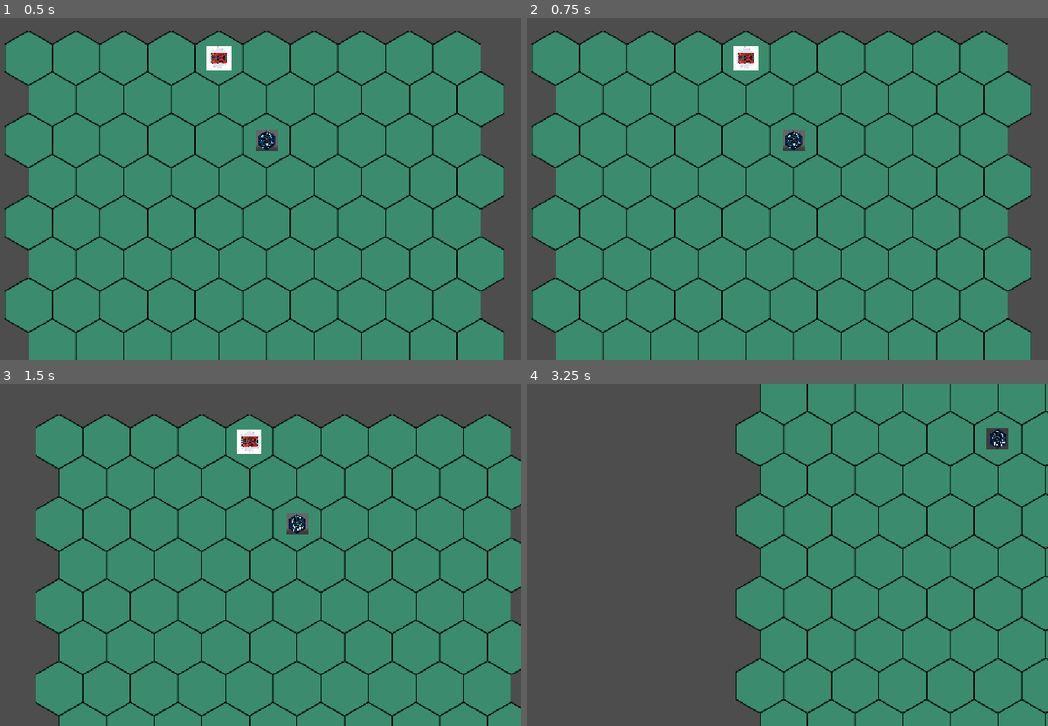
Above: before the commit, frames 1-4 (two rows, left to right).
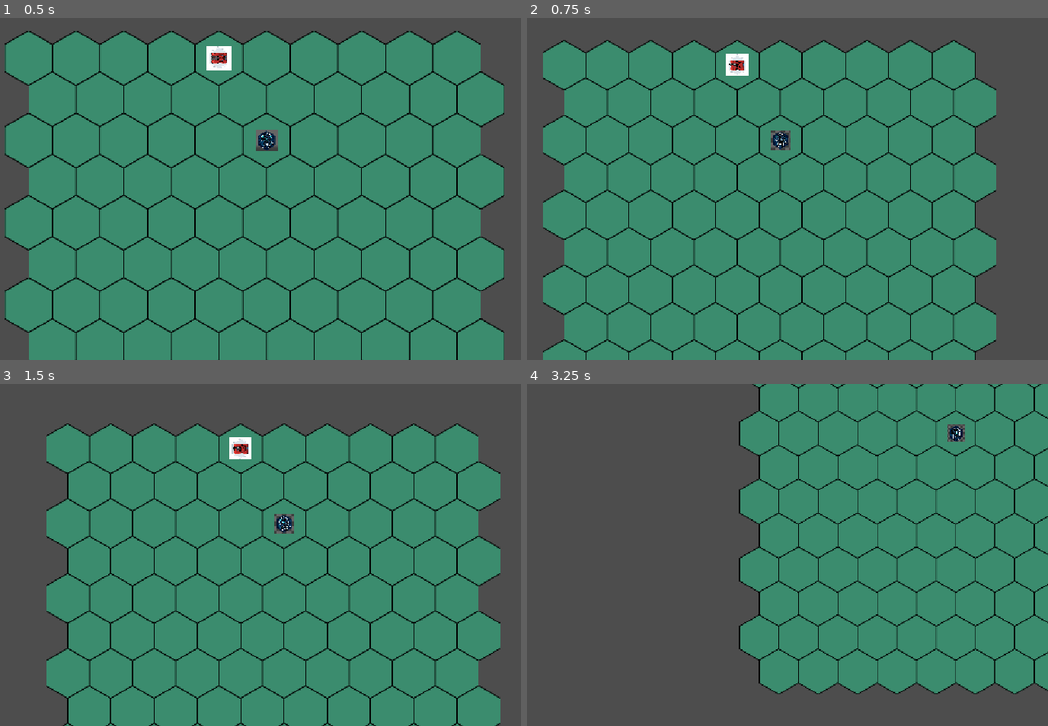
Above: after the commit, the same moments.

Repository: pawel-dubiel/godot-experiment
Game: Godot game, scene res://scenes/TestLevel.tscn
Same seed, same stepped clock (60 frames per second), same inputs: the game is played once before the commit and once after it.
Inputs (mouse positions are in pixels of both pictures, inside the frame that each line leads up to):
- Up to frame 1 (0.5 s): no input
- Up to frame 2 (0.75 s): tap Enter at 0.5 s; move the mouse to (876, 171) at 0.52 s; hold - (camera_zoom_out, bound only after the commit) from 0.53 s (still down); click (876, 171) at 0.67 s
- Up to frame 3 (1.5 s): release - (camera_zoom_out, bound only after the commit) at 1.25 s; tap Space at 1.25 s; drag from (93, 572) to (187, 623) at 1.27 s
- Up to frame 4 (3.25 s): tap Enter at 2 s; move the mouse to (803, 479) at 2.02 s; hold A (camera_left) 2.03-2.75 s; click (803, 479) at 2.17 s; tap - (camera_zoom_out, bound only after the commit) at 2.3 s; drag from (714, 623) to (558, 503) at 2.77 s

Frame 1 is identical in both runs. In frame 2, 21% of the frame differs, in the area x 0-97%, y 3-100%; in frame 3, 19%; in frame 4, 15%.

Commit message:
feat: Implement unified semantic zoom input in MapInputRouter

Diff:
--- a/project.godot
+++ b/project.godot
@@ -42,3 +42,11 @@
 "deadzone": 0.5,
 "events": [Object(InputEventKey,"physical_keycode":68,"unicode":100)]
 }
+camera_zoom_in={
+"deadzone": 0.5,
+"events": [Object(InputEventKey,"shift_pressed":true,"physical_keycode":61,"unicode":43)]
+}
+camera_zoom_out={
+"deadzone": 0.5,
+"events": [Object(InputEventKey,"physical_keycode":45,"unicode":45)]
+}
--- a/scripts/input/MapInputRouter.gd
+++ b/scripts/input/MapInputRouter.gd
@@ -10,7 +10,7 @@
 
 @export_range(1.0, 64.0, 1.0) var drag_threshold_pixels := 8.0
 @export_range(1.001, 2.0, 0.001) var wheel_zoom_factor := 1.1
-@export_range(0.01, 10.0, 0.01) var touchpad_pan_scale := 1.0
+@export_range(1.001, 2.0, 0.001) var trackpad_zoom_factor := 1.08
 
 var _left_pressed := false
 var _dragging := false
@@ -41,16 +41,32 @@
 		camera_zoom_requested.emit(event.factor, event.position)
 		return true
 	if event is InputEventPanGesture:
-		camera_pan_requested.emit(event.delta * touchpad_pan_scale)
-		return true
-	if event is InputEventKey and event.pressed and not event.echo and event.keycode == KEY_ESCAPE:
-		targeting_cancel_requested.emit()
-		return true
+		return _handle_trackpad_scroll(event)
+	if event is InputEventKey and event.pressed and not event.echo:
+		if event.is_action_pressed(&"camera_zoom_in"):
+			camera_zoom_requested.emit(wheel_zoom_factor, _window_center())
+			return true
+		if event.is_action_pressed(&"camera_zoom_out"):
+			camera_zoom_requested.emit(1.0 / wheel_zoom_factor, _window_center())
+			return true
+		if event.keycode == KEY_ESCAPE:
+			targeting_cancel_requested.emit()
+			return true
 	return false
 
 func compose_keyboard_direction(left: float, right: float, up: float, down: float) -> Vector2:
 	var direction := Vector2(right - left, down - up)
 	return direction.normalized() if direction.length_squared() > 1.0 else direction
+
+func _handle_trackpad_scroll(event: InputEventPanGesture) -> bool:
+	if is_zero_approx(event.delta.y) or absf(event.delta.y) <= absf(event.delta.x):
+		return false
+	var factor := pow(trackpad_zoom_factor, -event.delta.y)
+	camera_zoom_requested.emit(factor, event.position)
+	return true
+
+func _window_center() -> Vector2:
+	return Vector2(DisplayServer.window_get_size()) * 0.5
 
 func _handle_mouse_button(event: InputEventMouseButton) -> bool:
 	if event.button_index == MOUSE_BUTTON_LEFT:
--- a/scripts/tests/TestMapInputRouter.gd
+++ b/scripts/tests/TestMapInputRouter.gd
@@ -10,6 +10,11 @@
 	_test_progressive_drag_preserves_threshold_distance()
 	_test_right_click_and_escape_are_semantic_requests()
 	_test_keyboard_direction_is_normalized()
+	_test_mouse_wheel_zoom_direction_and_anchor()
+	_test_trackpad_vertical_scroll_zooms_and_horizontal_is_ignored()
+	_test_pinch_zoom_preserves_factor_and_anchor()
+	_test_keyboard_zoom_direction_and_viewport_anchor()
+	_test_middle_button_drag_is_ignored()
 
 	if _failures.is_empty():
 		print("MAP INPUT ROUTER TESTS PASSED")
@@ -76,6 +81,71 @@
 	_expect(direction.x < 0.0 and direction.y < 0.0, "Left and up strengths must produce an up-left direction.")
 	router.free()
 
+func _test_mouse_wheel_zoom_direction_and_anchor() -> void:
+	var router = MapInputRouterScript.new()
+	var requests: Array[Dictionary] = []
+	router.camera_zoom_requested.connect(func(factor, anchor): requests.append({"factor": factor, "anchor": anchor}))
+	router.handle_event(_mouse_button(MOUSE_BUTTON_WHEEL_UP, true, Vector2(31, 47)))
+	router.handle_event(_mouse_button(MOUSE_BUTTON_WHEEL_DOWN, true, Vector2(53, 71)))
+	_expect(requests.size() == 2, "Mouse-wheel rotation must emit one zoom request per step.")
+	if requests.size() == 2:
+		_expect(requests[0].factor > 1.0 and requests[0].anchor == Vector2(31, 47), "Wheel up must zoom in around the pointer.")
+		_expect(requests[1].factor < 1.0 and requests[1].anchor == Vector2(53, 71), "Wheel down must zoom out around the pointer.")
+	router.free()
+
+func _test_trackpad_vertical_scroll_zooms_and_horizontal_is_ignored() -> void:
+	var router = MapInputRouterScript.new()
+	var requests: Array[Dictionary] = []
+	router.camera_zoom_requested.connect(func(factor, anchor): requests.append({"factor": factor, "anchor": anchor}))
+	var upward := _pan_gesture(Vector2(0, -1), Vector2(100, 120))
+	var downward := _pan_gesture(Vector2(0, 1), Vector2(140, 160))
+	var horizontal := _pan_gesture(Vector2(1, 0), Vector2(180, 200))
+	router.handle_event(upward)
+	router.handle_event(downward)
+	var horizontal_handled: bool = router.handle_event(horizontal)
+	_expect(requests.size() == 2, "Only vertical two-finger scrolling must emit zoom requests.")
+	if requests.size() == 2:
+		_expect(requests[0].factor > 1.0 and requests[0].anchor == upward.position, "Upward two-finger scrolling must zoom in around the pointer.")
+		_expect(requests[1].factor < 1.0 and requests[1].anchor == downward.position, "Downward two-finger scrolling must zoom out around the pointer.")
+	_expect(not horizontal_handled, "Horizontal two-finger movement must remain unhandled.")
+	router.free()
+
+func _test_pinch_zoom_preserves_factor_and_anchor() -> void:
+	var router = MapInputRouterScript.new()
+	var requests: Array[Dictionary] = []
+	router.camera_zoom_requested.connect(func(factor, anchor): requests.append({"factor": factor, "anchor": anchor}))
+	var pinch := InputEventMagnifyGesture.new()
+	pinch.factor = 1.25
+	pinch.position = Vector2(220, 180)
+	router.handle_event(pinch)
+	_expect(requests == [{"factor": 1.25, "anchor": Vector2(220, 180)}], "Pinch zoom must preserve its factor and pointer anchor.")
+	router.free()
+
+func _test_keyboard_zoom_direction_and_viewport_anchor() -> void:
+	var router = MapInputRouterScript.new()
+	var requests: Array[Dictionary] = []
+	router.camera_zoom_requested.connect(func(factor, anchor): requests.append({"factor": factor, "anchor": anchor}))
+	router.handle_event(_key_event(KEY_EQUAL, true))
+	router.handle_event(_key_event(KEY_MINUS, false))
+	var expected_anchor := Vector2(DisplayServer.window_get_size()) * 0.5
+	_expect(requests.size() == 2, "The + and - keys must emit zoom requests.")
+	if requests.size() == 2:
+		_expect(requests[0].factor > 1.0 and requests[0].anchor == expected_anchor, "+ must zoom in around the viewport center.")
+		_expect(requests[1].factor < 1.0 and requests[1].anchor == expected_anchor, "- must zoom out around the viewport center.")
+	router.free()
+
+func _test_middle_button_drag_is_ignored() -> void:
+	var router = MapInputRouterScript.new()
+	var pan_deltas: Array[Vector2] = []
+	var zoom_requests: Array[float] = []
+	router.camera_pan_requested.connect(func(delta): pan_deltas.append(delta))
+	router.camera_zoom_requested.connect(func(factor, _anchor): zoom_requests.append(factor))
+	var press_handled := router.handle_event(_mouse_button(MOUSE_BUTTON_MIDDLE, true, Vector2(20, 20)))
+	var motion_handled := router.handle_event(_mouse_motion(Vector2(20, 0), Vector2(40, 20)))
+	_expect(not press_handled and not motion_handled, "Middle-button dragging must remain unhandled.")
+	_expect(pan_deltas.is_empty() and zoom_requests.is_empty(), "Middle-button dragging must not pan or zoom.")
+	router.free()
+
 func _mouse_button(button: MouseButton, pressed: bool, position: Vector2) -> InputEventMouseButton:
 	var event := InputEventMouseButton.new()
 	event.button_index = button
@@ -89,6 +159,20 @@
 	event.position = position
 	return event
 
+func _pan_gesture(delta: Vector2, position: Vector2) -> InputEventPanGesture:
+	var event := InputEventPanGesture.new()
+	event.delta = delta
+	event.position = position
+	return event
+
+func _key_event(keycode: Key, shift_pressed: bool) -> InputEventKey:
+	var event := InputEventKey.new()
+	event.keycode = keycode
+	event.physical_keycode = keycode
+	event.shift_pressed = shift_pressed
+	event.pressed = true
+	return event
+
 func _expect(condition: bool, message: String) -> void:
 	if not condition:
 		_failures.append(message)
